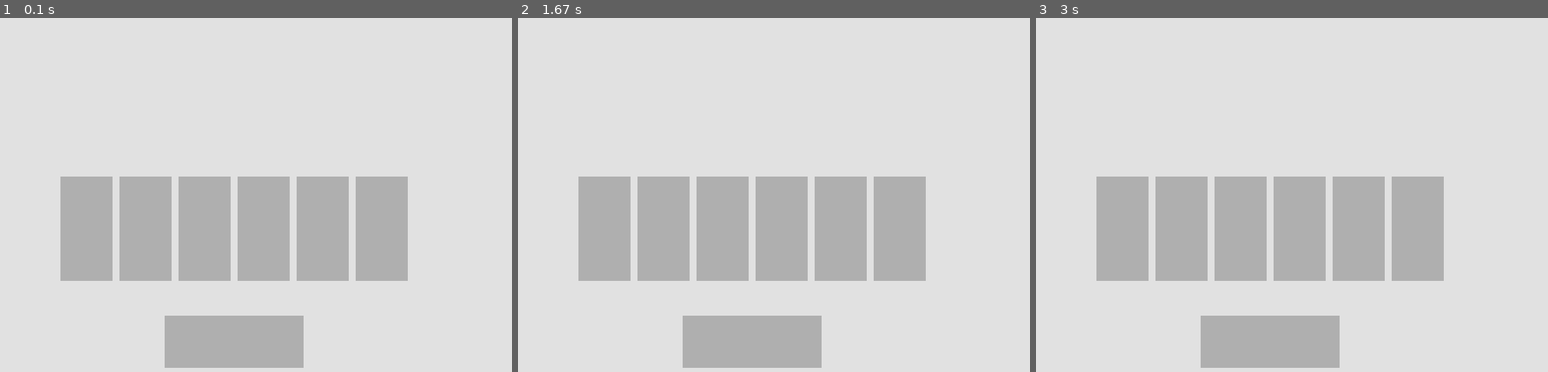
Above: before the commit, frames 1-3 (left to right).
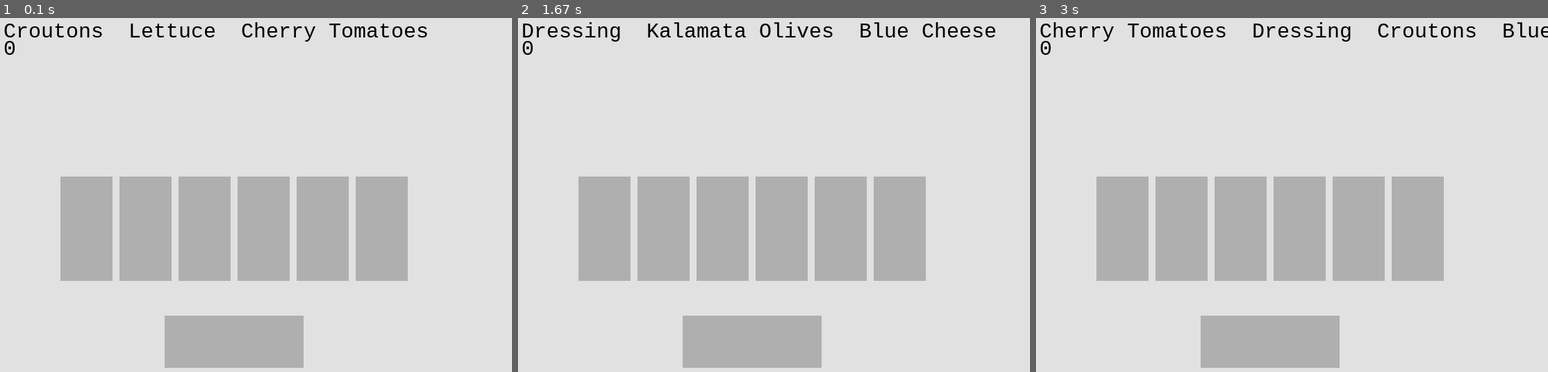
Above: after the commit, the same moments.

Repository: rfpoulos/order_up
Game: pygame game, started from my_pygame.py
Same seed, same stepped clock (60 frames per second), same inputs: the game is played once before the commit and once after it. The source is Python 2; it was converted automatically to run under Python 3.
Inputs (mouse positions are in pixels of both pictures, inside the frame that each line leads up to):
- Up to frame 1 (0.1 s): no input
- Up to frame 2 (1.67 s): click (753, 340) at 0.88 s
- Up to frame 3 (3 s): click (1271, 340) at 1.8 s

The runs differ from the first frame. In frame 1, 1.0% of the frame differs, in the area x 0-84%, y 1-11%; in frame 2, 1.2%; in frame 3, 1.2%, in the area x 0-100%, y 1-11%.

Commit message:
adds visible order and score

Diff:
--- a/my_pygame.py
+++ b/my_pygame.py
@@ -75,10 +75,6 @@
                     score += 1
                 bowl.empty()
                 bowl_key.generate_order(list_of_ingredients)
-                print bowl
-                print bowl_key
-                print score
-
 
         if event.type == pygame.QUIT:
             done = True
@@ -93,6 +89,14 @@
         dressing.draw_button()
 
         order_up.draw_button()
+        current_order = ""
+        for entry in bowl_key.ingredients:
+            current_order = "%s %s " % (current_order, entry)
+        myfont = pygame.font.SysFont("monospace", 30)
+        label = myfont.render("%s" % current_order, 1, (0, 0, 0))
+        score_label = myfont.render(" %s" % score, 2, (0, 0, 0))
+        screen.blit(label, (50, 75))
+        screen.blit(score_label, (50, 100))
 
         pygame.display.update()
         clock.tick(60)
